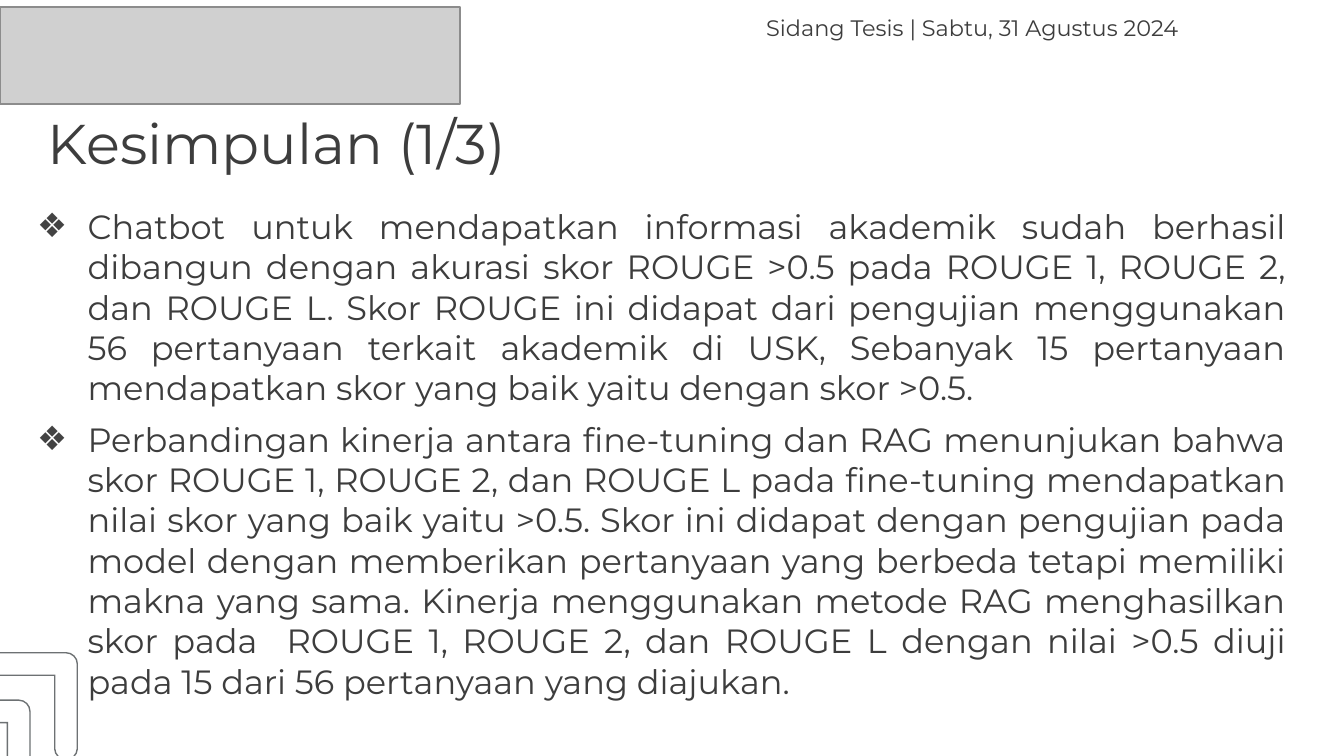
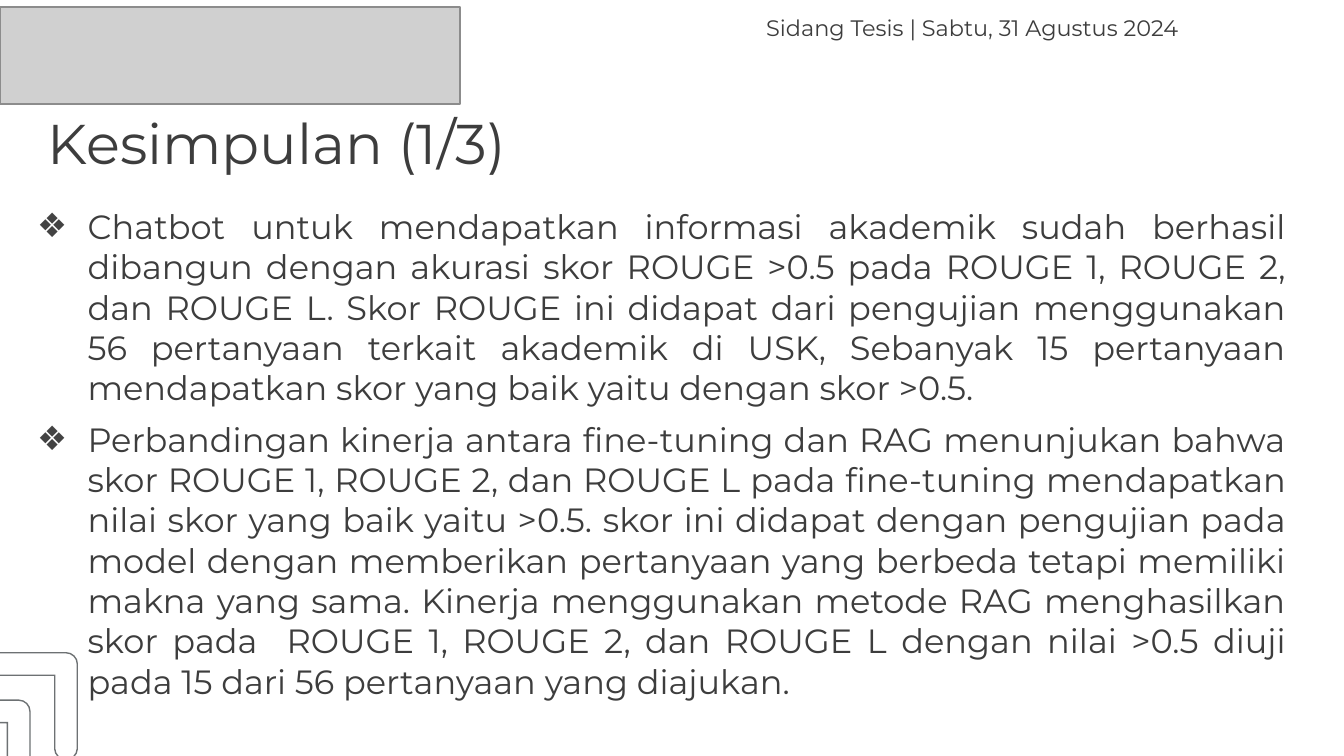
Before and after one commit to haryra/Tesis-s2-ai, a slide deck: slide 42 of Presentasi Sidang Hary Rachmat 2108207010009.pptx. Drawn at 1344x756 pixels with LibreOffice and Linux fonts; fonts in the diff are those of the drawing; grey boxes stand for pictures. Boxes give left, top, right and bottom in pixels: in the first picture for what was removed or moved away, otherwise in the second. Text is boxed around its words. In the diff, an @@ line names an element or a change of style, - is before the commit and + after.

Commit message:
Commit 3 PPT Sidang update
PPT Sidang update Perbaikan pada Kata Italic dan Hurus Capital pada kata

```diff
--- a/Presentasi Sidang Hary Rachmat 2108207010009.pptx
+++ b/Presentasi Sidang Hary Rachmat 2108207010009.pptx
@@ text at (88, 427, 1286, 701): text changed @@
-❖ Perbandingan kinerja antara fine-tuning dan RAG menunjukan bahwa skor ROUGE 1, ROUGE 2, dan ROUGE L pada fine-tuning mendapatkan nilai skor yang baik yaitu >0.5. Skor ini didapat dengan pengujian pada model dengan memberikan pertanyaan yang berbeda tetapi memiliki makna yang sama. Kinerja menggunakan metode RAG menghasilkan skor pada ROUGE 1, ROUGE 2, dan ROUGE L dengan nilai >0.5 diuji pada 15 dari 56 pertanyaan yang diajukan.
+❖ Perbandingan kinerja antara fine-tuning dan RAG menunjukan bahwa skor ROUGE 1, ROUGE 2, dan ROUGE L pada fine-tuning mendapatkan nilai skor yang baik yaitu >0.5. skor ini didapat dengan pengujian pada model dengan memberikan pertanyaan yang berbeda tetapi memiliki makna yang sama. Kinerja menggunakan metode RAG menghasilkan skor pada ROUGE 1, ROUGE 2, dan ROUGE L dengan nilai >0.5 diuji pada 15 dari 56 pertanyaan yang diajukan.
```
Also in this commit, not shown: 2 other slides changed.
